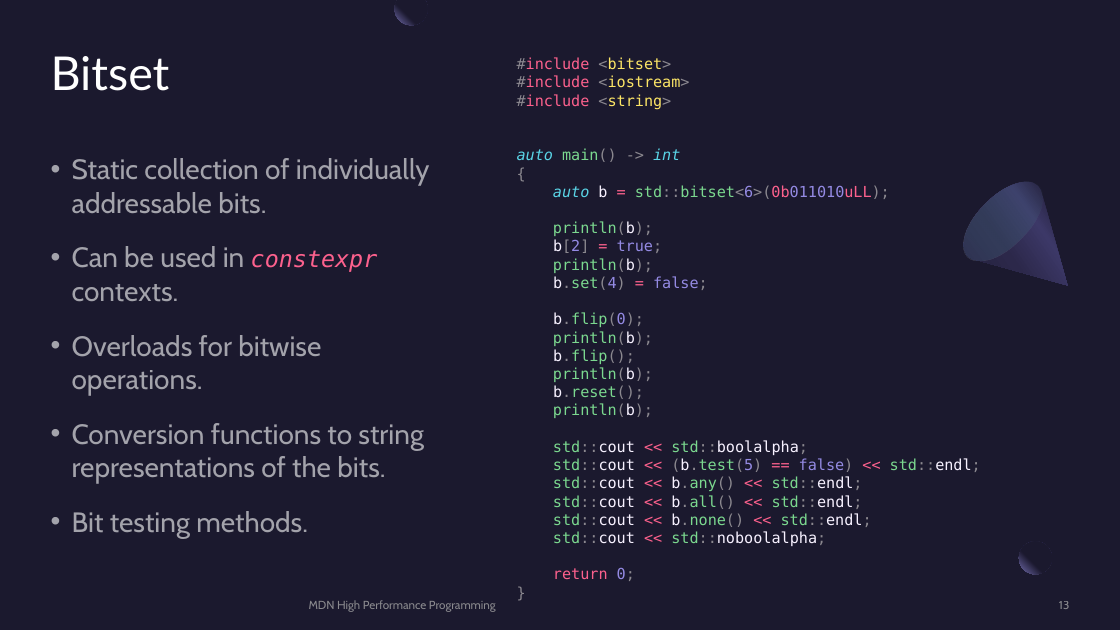
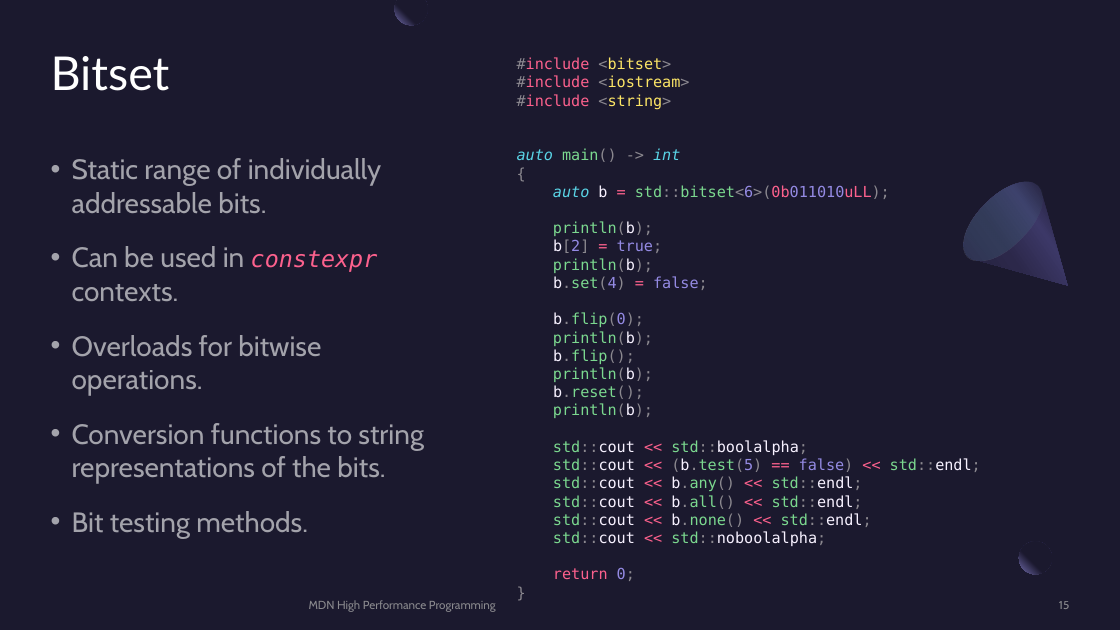
Before and after one commit to MonashDeepNeuron/HPP, a slide deck: slide 15 of content/part6/slides/hpp_part6.pptx (slide 13 before the commit). Drawn at 1120x630 pixels with LibreOffice and Linux fonts; fonts in the diff are those of the drawing. Boxes give left, top, right and bottom in pixels: in the first picture for what was removed or moved away, otherwise in the second. Text is boxed around its words. In the diff, an @@ line names an element or a change of style, - is before the commit and + after.

```diff
--- a/content/part6/slides/hpp_part6.pptx
+++ b/content/part6/slides/hpp_part6.pptx
@@ text at (72, 158, 382, 213): text changed @@
-• Static collection of individually addressable bits.
+• Static range of individually addressable bits.
```
Also in this commit, not shown: 4 other slides changed, 4 slides added, 2 other files.
